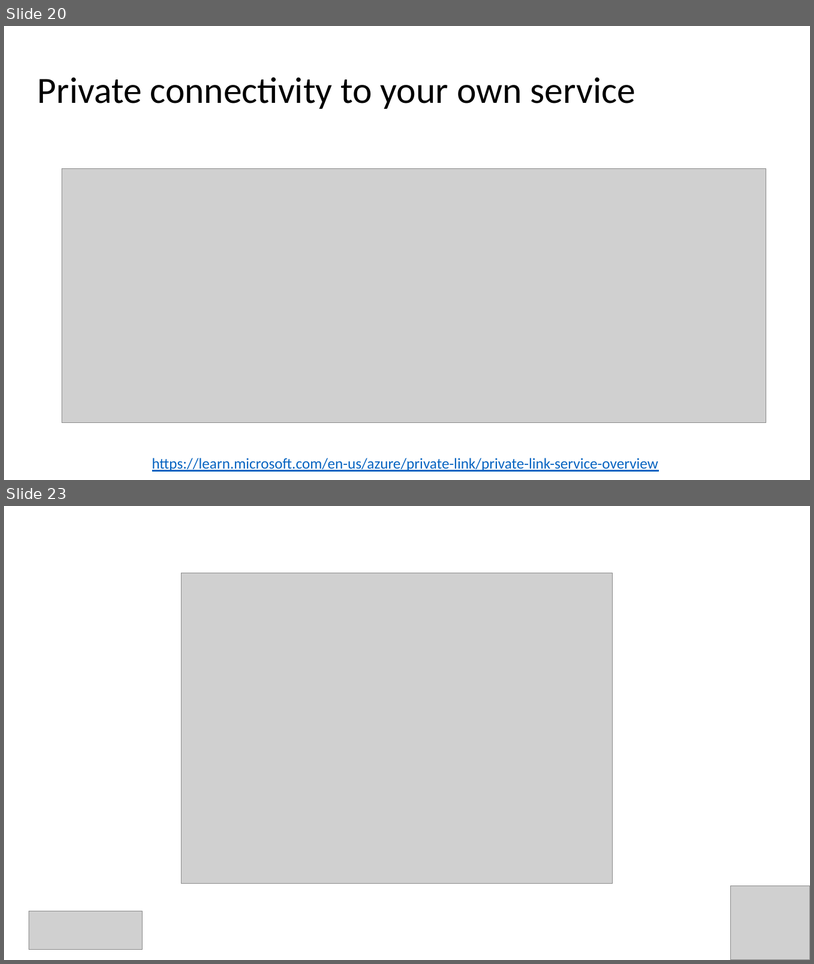
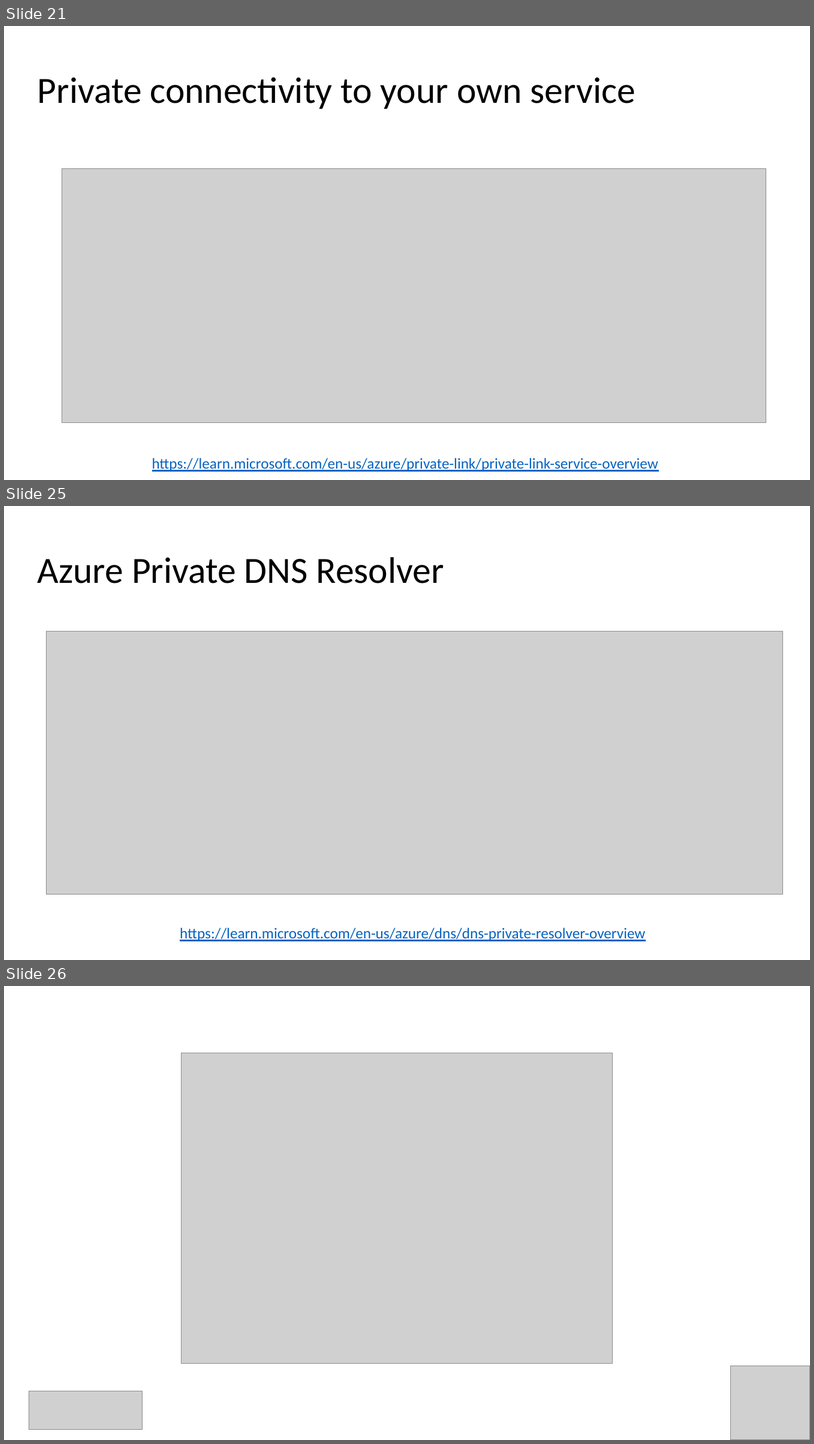
Before and after one commit to Infrastructure-AsCode/azure-private-links-labs, a slide deck: slides/private-links.pptx. Shown one above the other, each under a label of ours: slides 20 and 23 before the commit, slides 21, 25 and 26 after it; the slides between them are not shown. The pictures are 814x964 and 814x1444 pixels, drawn with LibreOffice and Linux fonts; fonts in the diff are those of the drawing; grey boxes stand for pictures. Boxes give left, top, right and bottom in pixels: in the first picture for what was removed or moved away, otherwise in the second. Text is boxed around its words. In the diff, an @@ line names an element or a change of style, - is before the commit and + after.

```diff
--- a/slides/private-links.pptx
+++ b/slides/private-links.pptx
@@ slide 25 added at bbox=[4, 506, 810, 960], background #FFFFFF @@
@@ title added at bbox=[38, 557, 444, 583], 44 pt, text #000000 @@
+Azure Private DNS Resolver
@@ picture added at bbox=[47, 631, 783, 894] @@
@@ text added at bbox=[180, 927, 645, 941], 18 pt, text #0563C1, underline @@
+https://learn.microsoft.com/en-us/azure/dns/dns-private-resolver-overview
@@ what was slide 20 is now slide 21 @@
@@ what was slide 23 is now slide 26 @@
```
Also in this commit, not shown: 4 slides changed, 3 other slides added, 1 slide removed, 1 other file.
